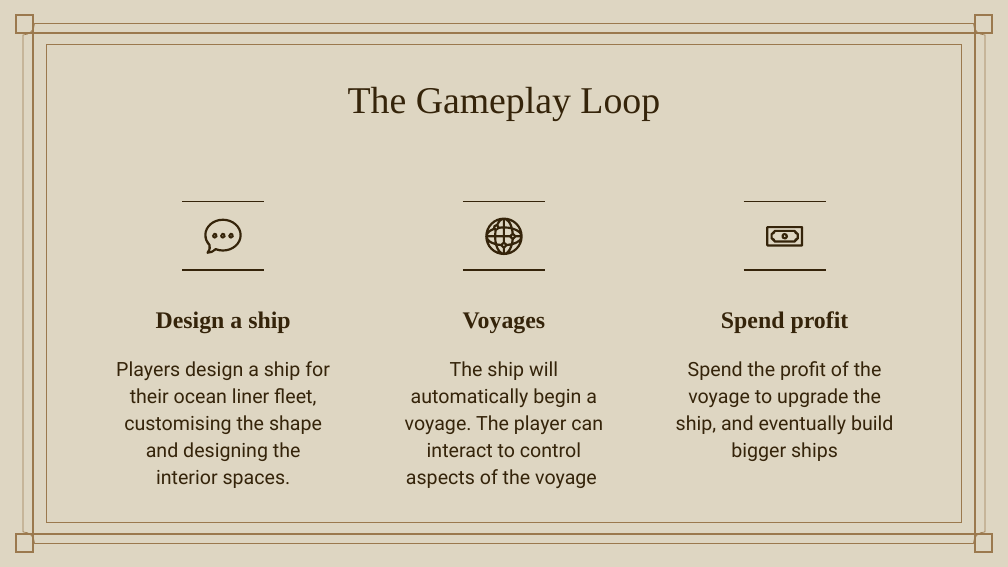
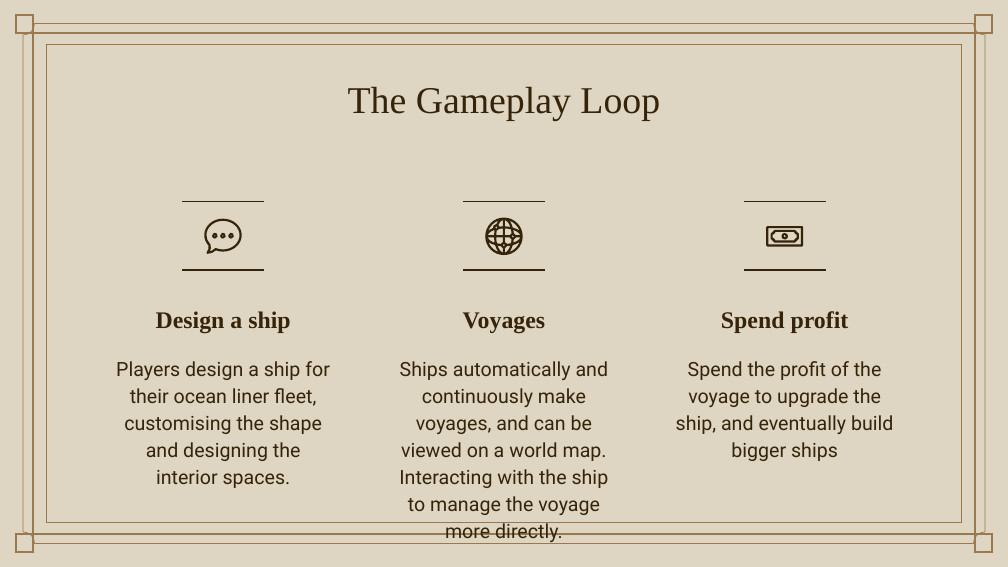
Before and after one commit to LyciaStenson/OceanLinerTycoon, a slide deck: slide 10 of Documents/Ocean Liner Tycoon Pitch.pptx (slide 4 before the commit). Drawn at 1008x567 pixels with LibreOffice and Linux fonts; fonts in the diff are those of the drawing; background and template pictures are left out. Boxes give left, top, right and bottom in pixels: in the first picture for what was removed or moved away, otherwise in the second. Text is boxed around its words. In the diff, an @@ line names an element or a change of style, - is before the commit and + after.

Commit message:
Improved gameplay loop in pitch

```diff
--- a/Documents/Ocean Liner Tycoon Pitch.pptx
+++ b/Documents/Ocean Liner Tycoon Pitch.pptx
@@ subtitle at bbox=[399, 361, 609, 544]: text changed @@
-The ship will automatically begin a voyage. The player can interact to control aspects of the voyage
+Ships automatically and continuously make voyages, and can be viewed on a world map. Interacting with the ship to manage the voyage more directly.
```
Also in this commit, not shown: 2 other slides changed, 3 slides added, 2 slides removed, 3 other files.
